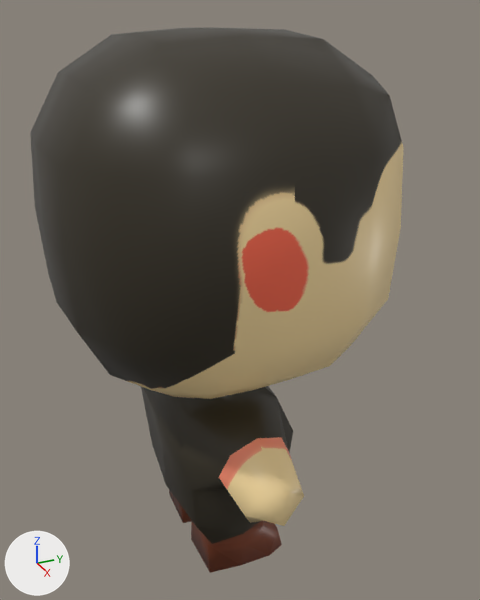
An edit to the Blender file Assets/Models/Player/Player.blend, drawn before and after from the same camera.
Both versions are drawn from a 50 mm lens placed at (0.524, -0.211, 0.524), pointed at (-0.005, 0.027, 0.259). The axes (+X, +Y, +Z) are drawn at lower left. The lights are the same throughout.
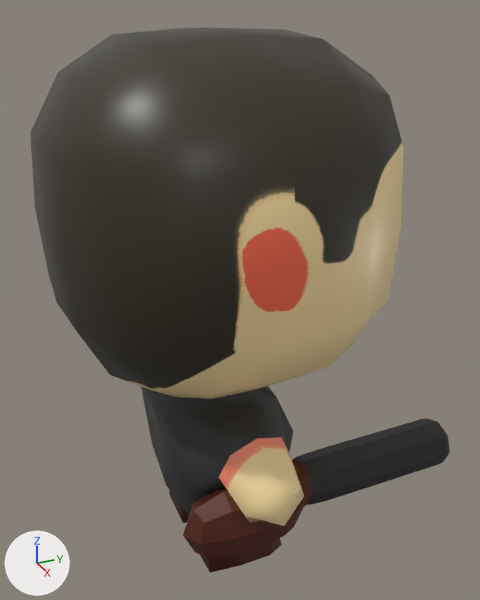
Boxes (x1, y1, x2, y2) around the edits, measured in the pictures (480 x 600 px):
'Cube', reshaped (12% wider): before (30, 28, 404, 573); after (30, 28, 450, 573)
part 1 of me_cube_001, added: after (183, 418, 450, 557)
part 2 of me_cube_001, recoloured: (169, 491, 282, 573) in both

Edits to the bpy script that builds the scene:
```text
Add mat_black:
    mat_black = principled_material('black')
    mat_black.base_color = (0.0311, 0.0311, 0.0311)  # black #313131
Add mat_gun:
    mat_gun = principled_material('gun')
    mat_gun.base_color = (0.0188, 0.0188, 0.0188)  # black #252525
Add mat_brown:
    mat_brown = principled_material('brown')
    mat_brown.base_color = (0.0908, 0.0131, 0.00426)  # brown #551e0e
Change me_cube_001:
    used by ob_cube; location = (0.0, 0.0, 0.0)
    remove me_cube_001.from_pydata(...)  # 238 vertices, 232 faces; spans x -0.146..0.146, y -0.146..0.146, z 0.0..0.501
    add me_cube_001.from_pydata(...)  # 440 vertices, 432 faces; spans x -0.146..0.146, y -0.146..0.205, z 0.0..0.501
    me_cube_001 part 1: a new loose piece of 202 vertices spanning x 0.067..0.115, y -0.072..0.205, z 0.053..0.131
    me_cube_001 part 2: 36 faces spanning x -0.071..0.071, y -0.038..0.048, z 0.0..0.046 switch from mat_material (picture img_player_tex) to mat_brown (brown #551e0e)
    add me_cube_001.materials.append(mat_black)  # black #313131
    add me_cube_001.materials.append(mat_gun)  # black #252525
```
